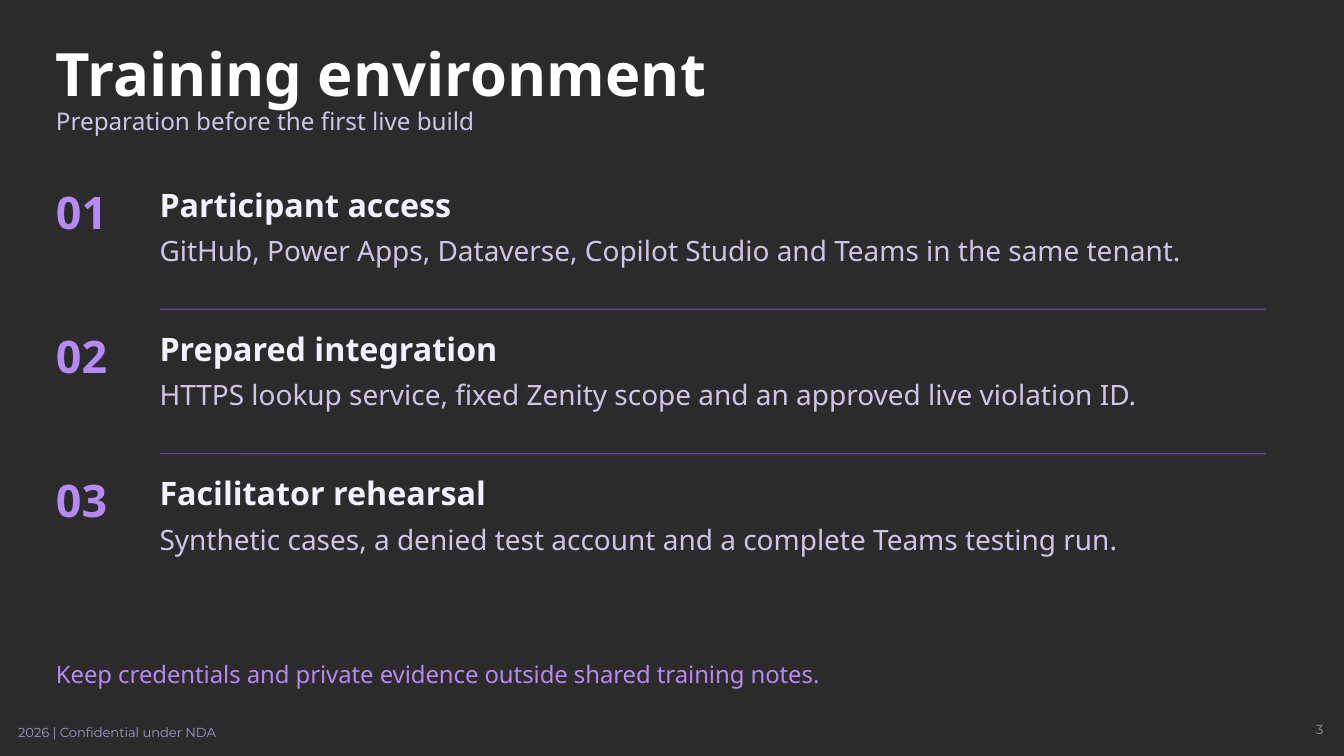
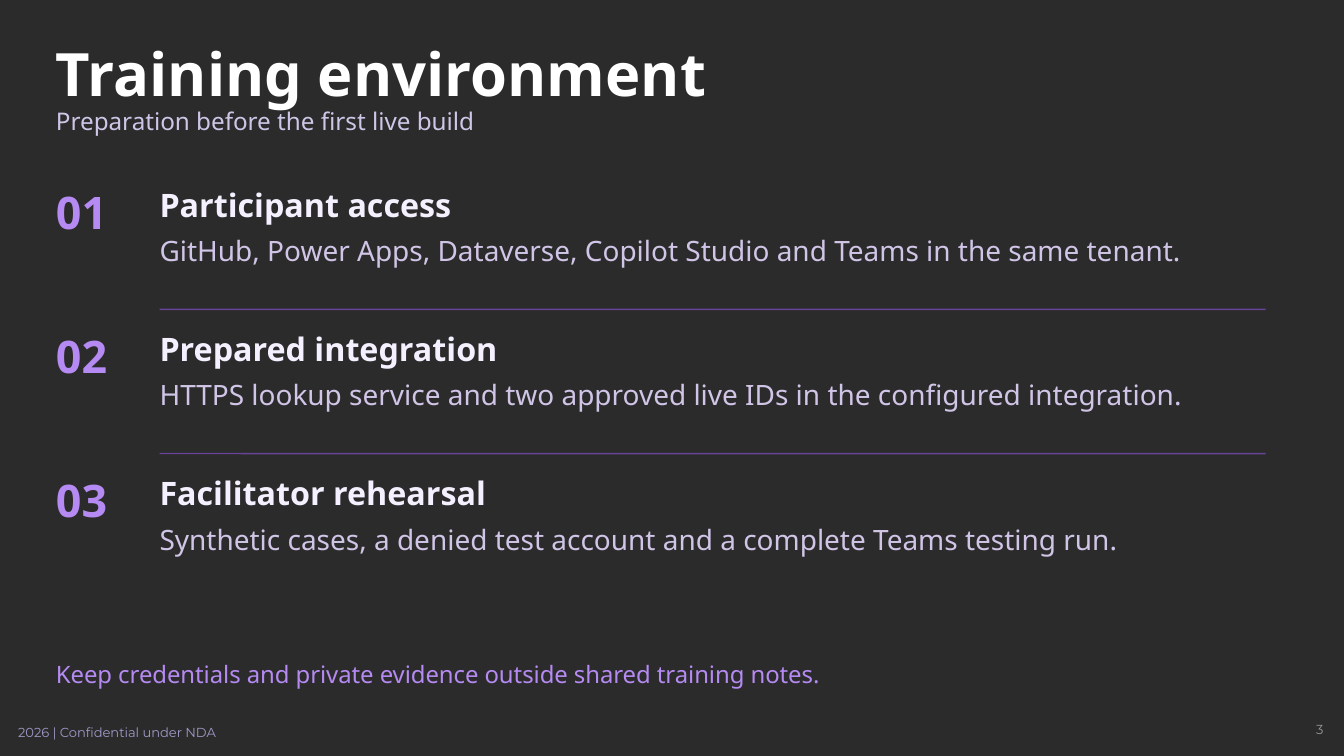
Before and after one commit to johnt-zenity/zenity-remediation-assistant, a slide deck: slide 3 of docs/training/zenity-teams-training.pptx. Drawn at 1344x756 pixels with LibreOffice and Linux fonts; fonts in the diff are those of the drawing; background and template pictures are left out; a plain dark background stands for a picture behind light text. Boxes give left, top, right and bottom in pixels: in the first picture for what was removed or moved away, otherwise in the second. Text is boxed around its words. In the diff, an @@ line names an element or a change of style, - is before the commit and + after.

Commit message:
Add runnable injection training and fix course gaps (#2)

```diff
--- a/docs/training/zenity-teams-training.pptx
+++ b/docs/training/zenity-teams-training.pptx
@@ text at [160, 383, 1181, 412]: text changed @@
-HTTPS lookup service, fixed Zenity scope and an approved live violation ID.
+HTTPS lookup service and two approved live IDs in the configured integration.
```
Also in this commit, not shown: 10 other slides changed, 2 slides added, 16 other files.
